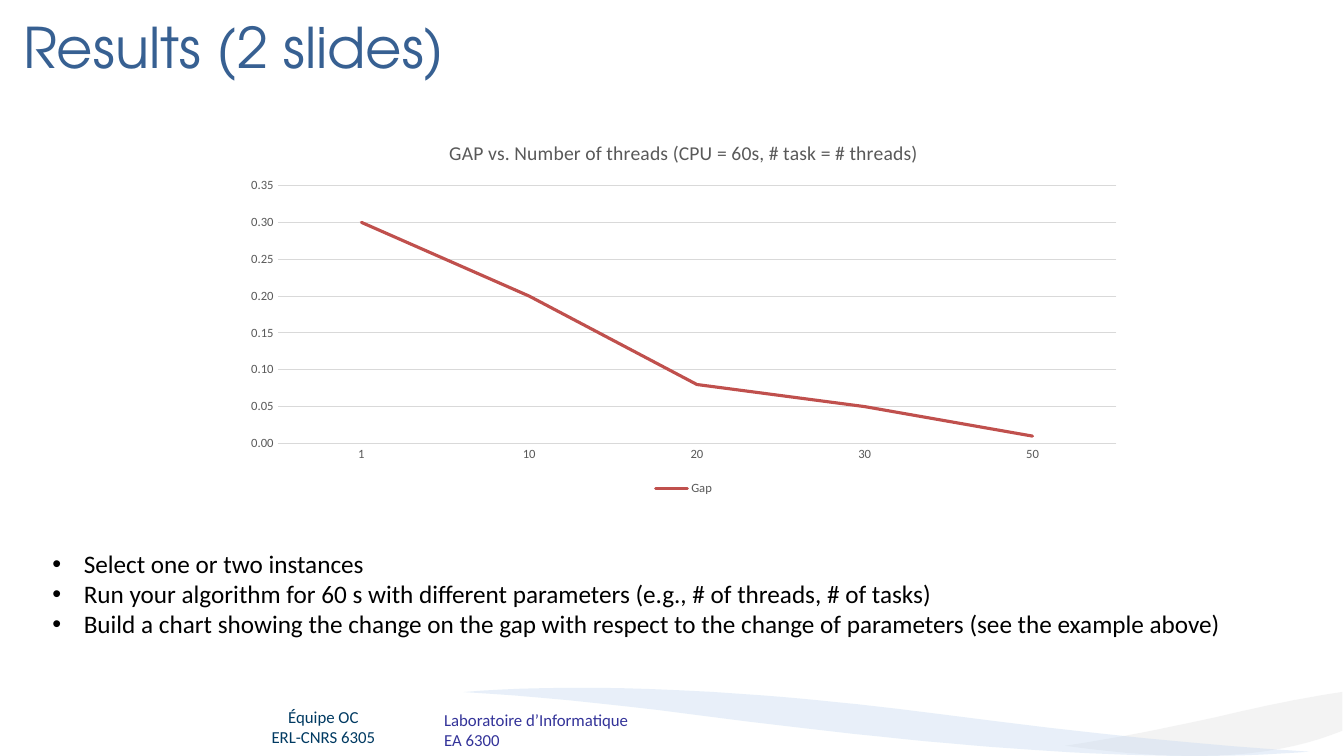
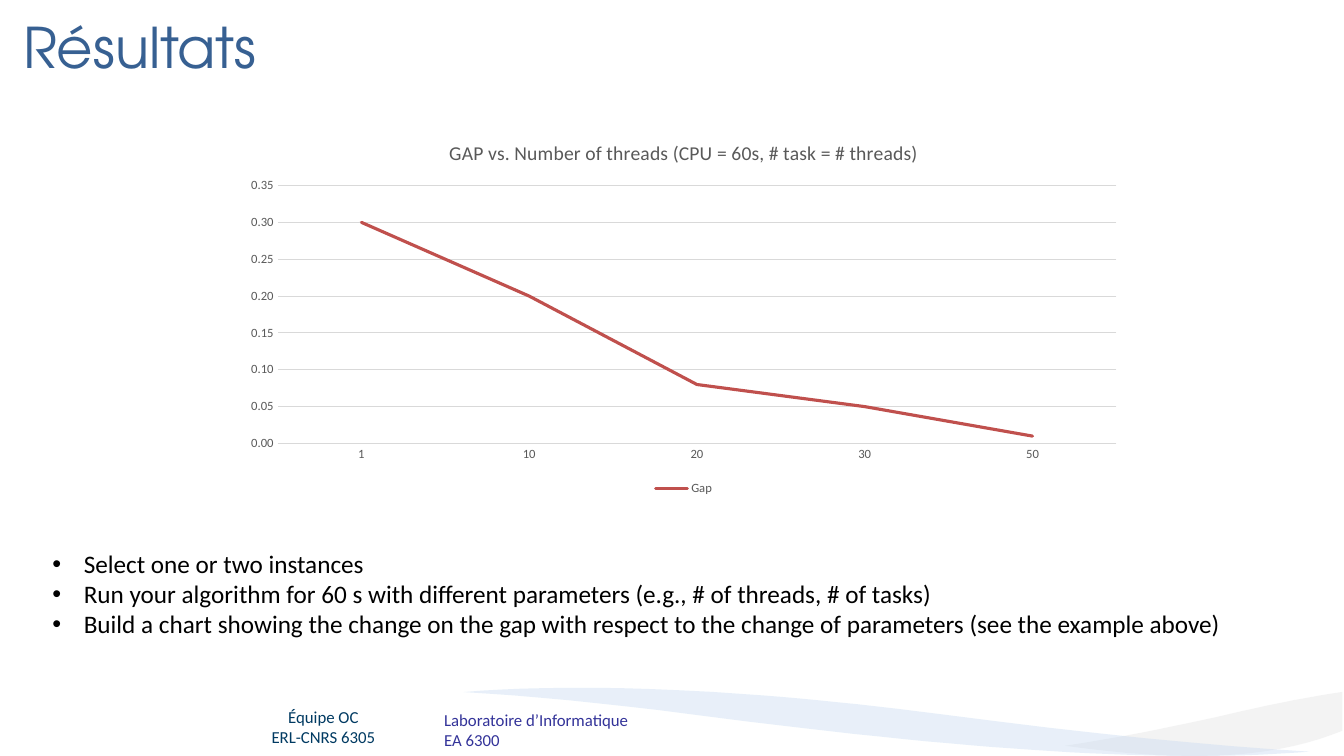
Before and after one commit to T0mat1/ASR_TSP, a slide deck: slide 9 of presentation.pptx. Drawn at 1344x756 pixels with LibreOffice and Linux fonts; fonts in the diff are those of the drawing; background and template pictures are left out. Boxes give left, top, right and bottom in pixels: in the first picture for what was removed or moved away, otherwise in the second. Text is boxed around its words. In the diff, an @@ line names an element or a change of style, - is before the commit and + after.

```diff
--- a/presentation.pptx
+++ b/presentation.pptx
@@ title at (23, 25, 257, 69): text changed @@
-Results (2 slides)
+Résultats
```
Also in this commit, not shown: 3 other slides changed.
